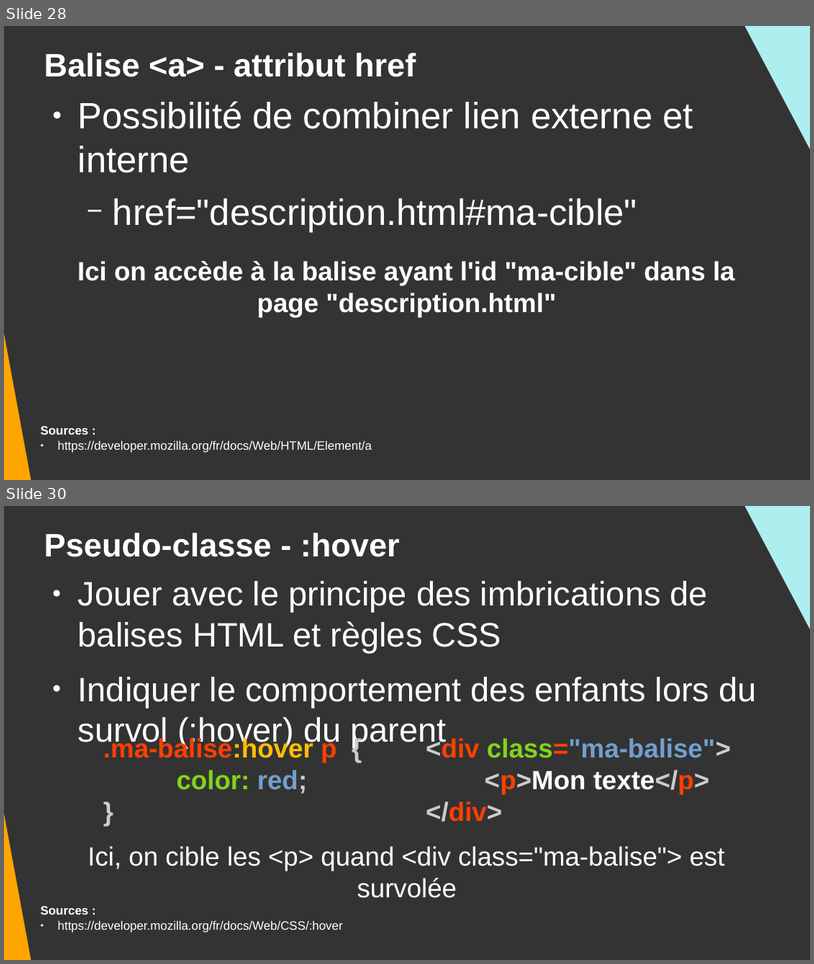
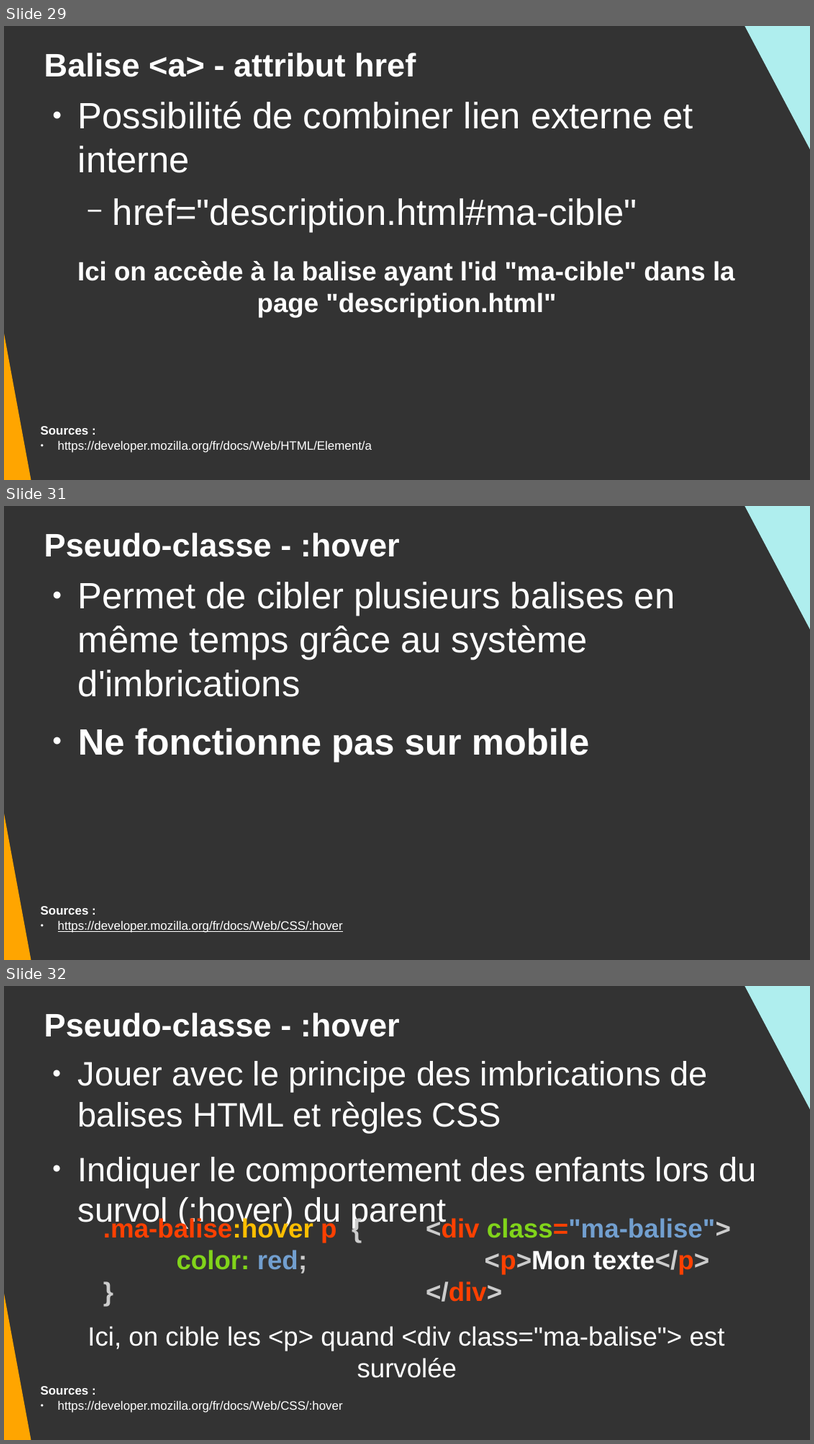
Before and after one commit to DanYellow/cours, a slide deck: integration-web-s1/travaux-pratiques/numero-6/presentation.odp. Shown one above the other, each under a label of ours: slides 28 and 30 before the commit, slides 29, 31 and 32 after it; the slides between them are not shown. The pictures are 814x964 and 814x1444 pixels, drawn with LibreOffice and Linux fonts; fonts in the diff are those of the drawing. Boxes give left, top, right and bottom in pixels: in the first picture for what was removed or moved away, otherwise in the second. Text is boxed around its words. In the diff, an @@ line names an element or a change of style, - is before the commit and + after.

```diff
--- a/integration-web-s1/travaux-pratiques/numero-6/presentation.odp
+++ b/integration-web-s1/travaux-pratiques/numero-6/presentation.odp
@@ slide 31 added at bbox=[4, 506, 810, 960], background #333333 @@
@@ right triangle added at bbox=[736, 506, 810, 723], fill #AFEEEE @@
@@ title added at bbox=[44, 533, 400, 557], 32 pt, text #FFFFFF, bold @@
+Pseudo-classe - :hover
@@ right triangle added at bbox=[4, 576, 34, 960], fill #FFA500 @@
@@ text added at bbox=[78, 582, 675, 762], 36 pt, text #FFFFFF @@
+● Permet de cibler plusieurs balises en même temps grâce au système d'imbrications
+● Ne fonctionne pas sur mobile
@@ text added at bbox=[41, 906, 343, 932], 12 pt, text #FFFFFF, underline @@
+Sources :
+● https://developer.mozilla.org/fr/docs/Web/CSS/:hover
@@ what was slide 28 is now slide 29 @@
@@ what was slide 30 is now slide 32 @@
```
Also in this commit, not shown: 6 slides changed, 1 other slide added, 14 other files.
